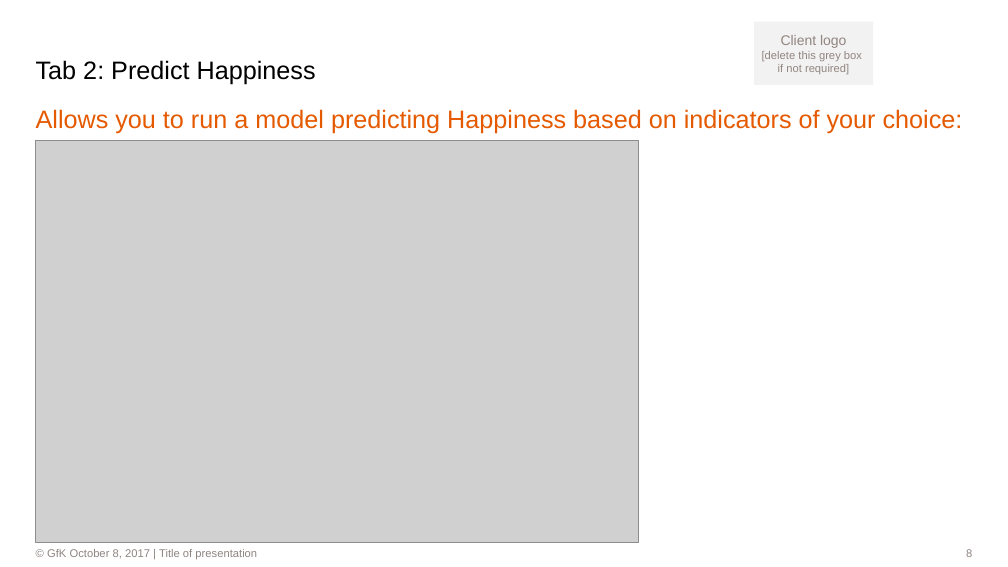
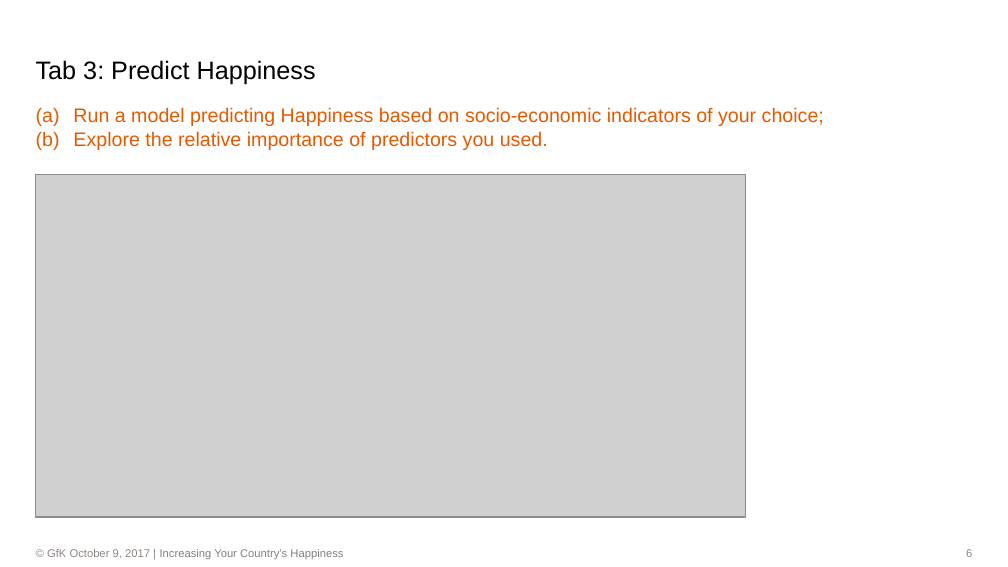
Before and after one commit to dl7631/Predict_World_Happiness, a slide deck: slide 6 of World Happiness.pptx (slide 8 before the commit). Drawn at 1008x567 pixels with LibreOffice and Linux fonts; fonts in the diff are those of the drawing; grey boxes stand for pictures; background and template pictures are left out. Boxes give left, top, right and bottom in pixels: in the first picture for what was removed or moved away, otherwise in the second. Text is boxed around its words. In the diff, an @@ line names an element or a change of style, - is before the commit and + after.

Commit message:
On Monday, October 9

```diff
--- a/World Happiness.pptx
+++ b/World Happiness.pptx
@@ rectangle removed at (x1=754, y1=21, x2=873, y2=85) @@
-Client logo
-[delete this grey box
-if not required]
@@ title at (x1=36, y1=60, x2=316, y2=85): text changed @@
-Tab 2: Predict Happiness
+Tab 3: Predict Happiness
@@ text at (x1=73, y1=107, x2=824, y2=150): text changed; size 18 to 14 pt @@
-Allows you to run a model predicting Happiness based on indicators of your choice:
+(a) Run a model predicting Happiness based on socio-economic indicators of your choice;
+(b) Explore the relative importance of predictors you used.
@@ picture resized from (x1=35, y1=141, x2=638, y2=542) to (x1=35, y1=174, x2=746, y2=517) @@
@@ text "© GfK October 9, 2017 ..." moved from (x1=35, y1=545, x2=813, y2=561) to (x1=47, y1=549, x2=343, y2=559) @@
@@ text at (x1=47, y1=549, x2=343, y2=559): text changed; text colour #8E8581 to #808080 @@
-                © GfK October 8, 2017 | Title of presentation
+                © GfK October 9, 2017 | Increasing Your Country’s Happiness
```
Also in this commit, not shown: 20 other slides changed, 3 slides added, 14 slides removed, 5 other files.
